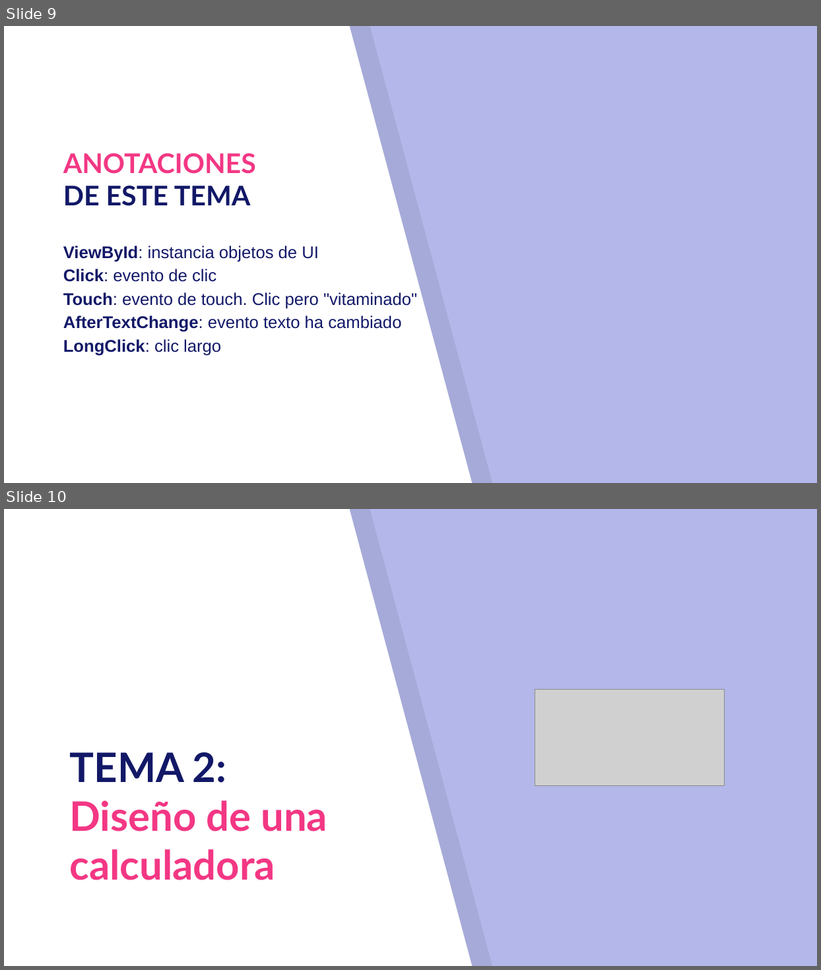
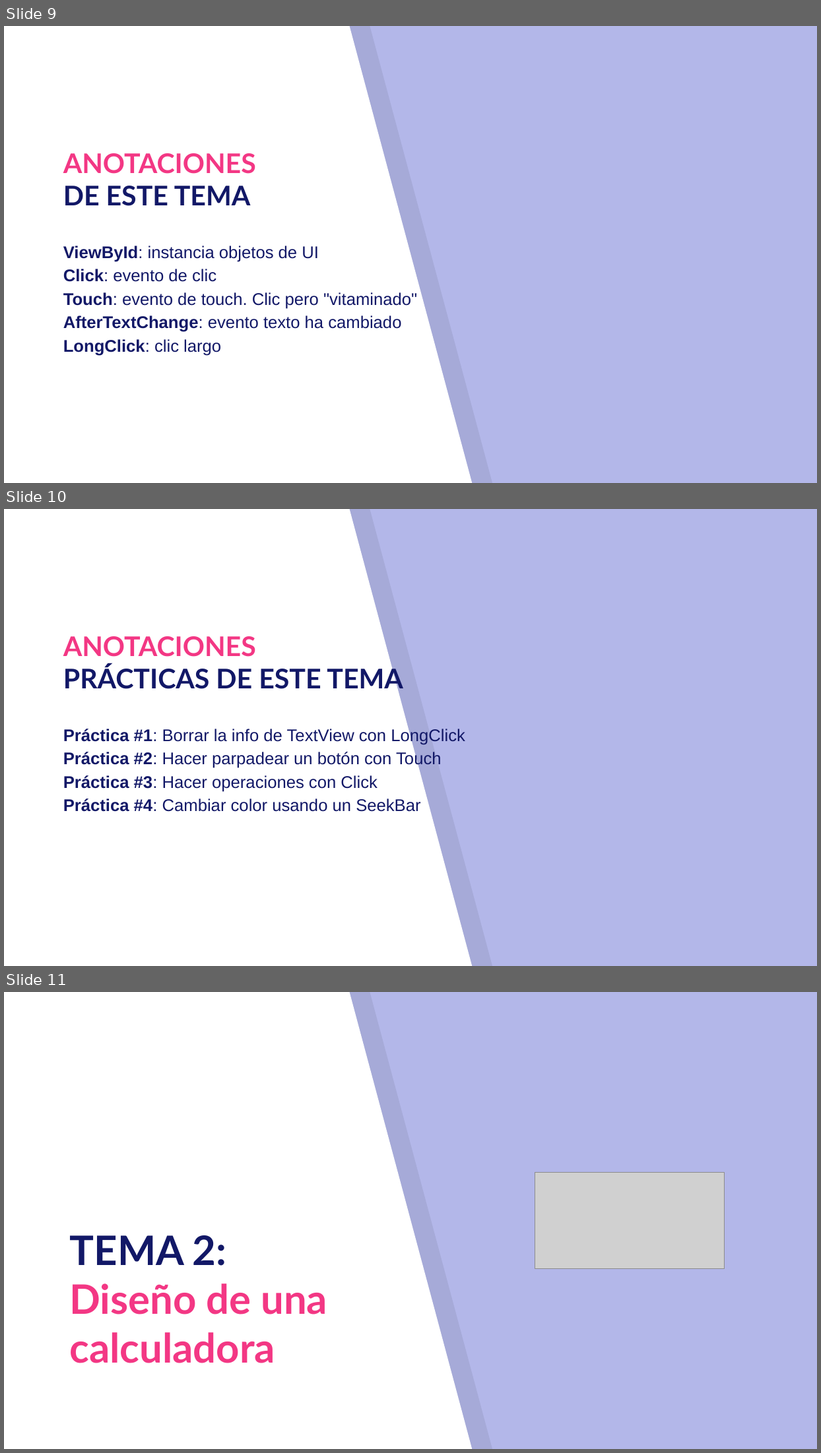
Before and after one commit to itzarel/AndroidAnnotations-Vistas-Eventos, a slide deck: Slides/COMPLETO - Slides de todos los temas.pptx. Shown one above the other, each under a label of ours: slides 9 and 10 before the commit, slides 9, 10 and 11 after it. The pictures are 821x970 and 821x1453 pixels, drawn with LibreOffice and Linux fonts; fonts in the diff are those of the drawing; grey boxes stand for pictures. Boxes give left, top, right and bottom in pixels: in the first picture for what was removed or moved away, otherwise in the second. Text is boxed around its words. In the diff, an @@ line names an element or a change of style, - is before the commit and + after.

```diff
--- a/Slides/COMPLETO - Slides de todos los temas.pptx
+++ b/Slides/COMPLETO - Slides de todos los temas.pptx
@@ slide 10 added at bbox=[4, 509, 817, 966], background #B3B7E9; not listed: 2 template elements that a slide beside it also shows @@
@@ title added at bbox=[63, 636, 403, 694], 24 pt, text #121867, bold @@
+ANOTACIONES
+PRÁCTICAS DE ESTE TEMA
@@ text added at bbox=[63, 727, 465, 812], 15 pt, text #121867 @@
+Práctica #1: Borrar la info de TextView con LongClick
+Práctica #2: Hacer parpadear un botón con Touch
+Práctica #3: Hacer operaciones con Click
+Práctica #4: Cambiar color usando un SeekBar
@@ what was slide 10 is now slide 11 @@
```
Also in this commit, not shown: 7 slides changed, 28 other files.
